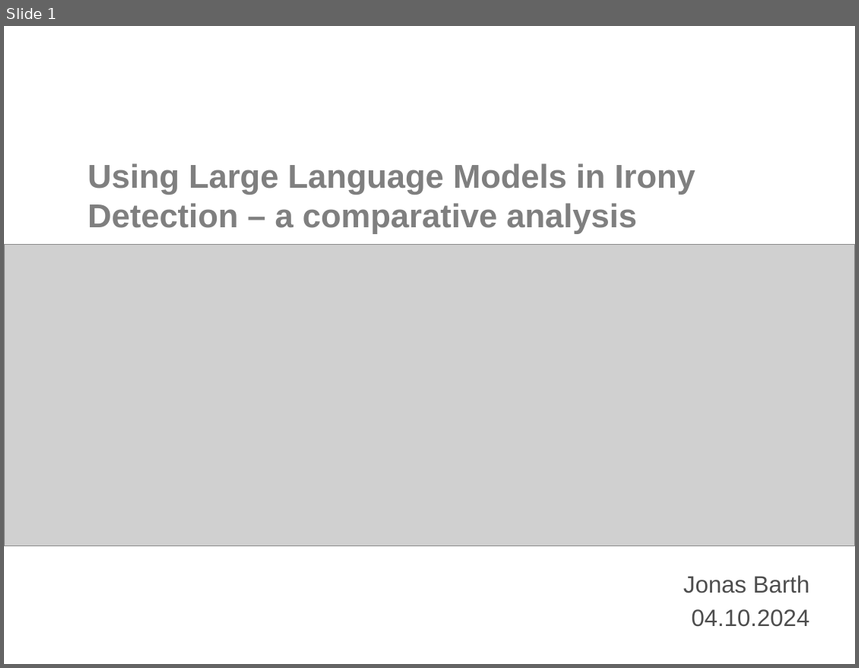
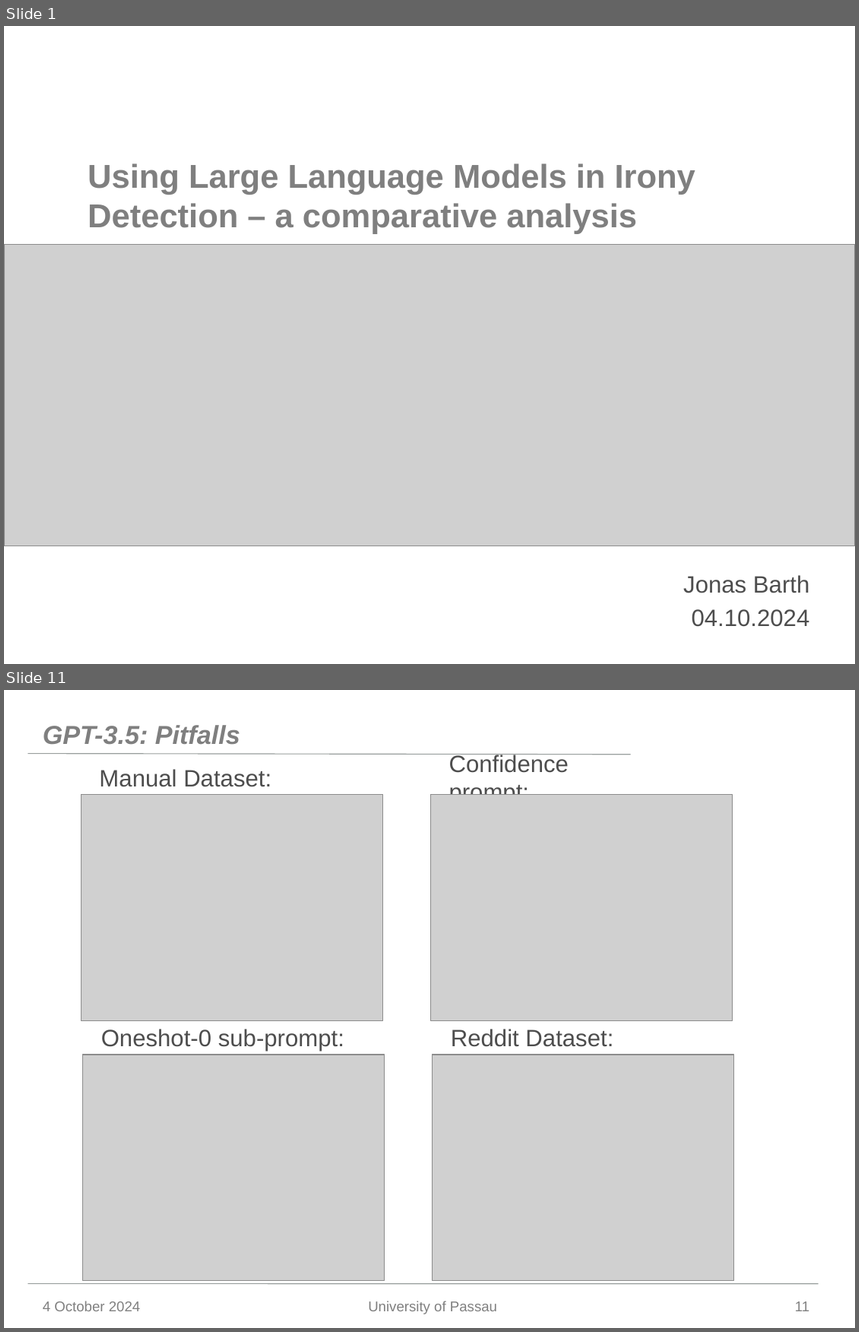
Before and after one commit to Jonas-Barth/bachelor, a slide deck: Writing/Präsentation.pptx. Shown one above the other, each under a label of ours: slide 1 before the commit, slides 1 and 11 after it; the slides between them are not shown. The pictures are 859x668 and 859x1332 pixels, drawn with LibreOffice and Linux fonts; fonts in the diff are those of the drawing; grey boxes stand for pictures; background and template pictures are left out. Boxes give left, top, right and bottom in pixels: in the first picture for what was removed or moved away, otherwise in the second. Text is boxed around its words. In the diff, an @@ line names an element or a change of style, - is before the commit and + after.

```diff
--- a/Writing/Präsentation.pptx
+++ b/Writing/Präsentation.pptx
@@ slide 11 added at box(4, 690, 855, 1328), background #FFFFFF @@
@@ title added at box(43, 725, 240, 744), 22 pt, text #7F7F7F, bold, italic @@
+GPT-3.5: Pitfalls
@@ line added from (28, 754) to (630, 755), #999F9E 0.75 pt @@
@@ text added at box(449, 754, 569, 795), 20 pt, text #4D4D4D @@
+Confidence prompt:
@@ text added at box(99, 769, 272, 787), 20 pt, text #4D4D4D @@
+Manual Dataset:
@@ picture added at box(82, 795, 384, 1021) @@
@@ picture added at box(430, 795, 733, 1021) @@
@@ text added at box(101, 1029, 344, 1051), 20 pt, text #4D4D4D @@
+Oneshot-0 sub-prompt:
@@ text added at box(451, 1029, 614, 1047), 20 pt, text #4D4D4D @@
+Reddit Dataset:
@@ picture added at box(83, 1055, 386, 1281) @@
@@ picture added at box(432, 1055, 734, 1281) @@
@@ line added from (28, 1284) to (819, 1284), #999F9E 0.75 pt @@
@@ text added at box(43, 1301, 140, 1312), 12 pt, text #7F7F7F @@
+4 October 2024
@@ text added at box(368, 1301, 497, 1315), 12 pt, text #7F7F7F @@
+University of Passau
@@ page number added at box(795, 1302, 810, 1312), 12 pt, text #7F7F7F @@
+11
```
Also in this commit, not shown: 8 slides changed, 11 other slides added, 2 slides removed.
